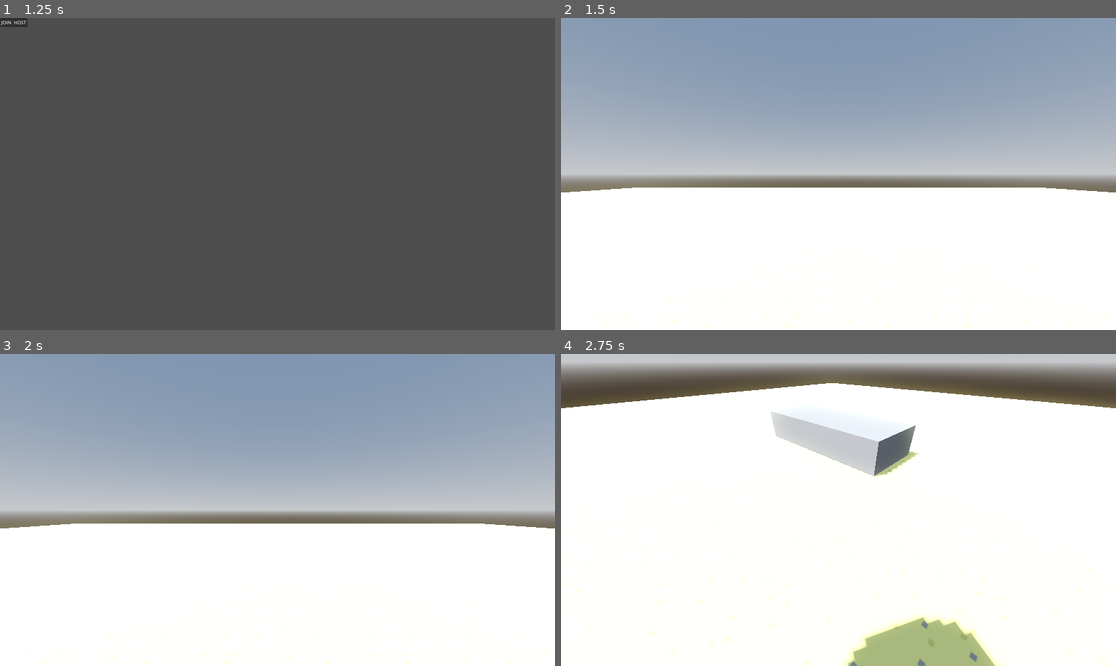
Above: before the commit, frames 1-4 (two rows, left to right).
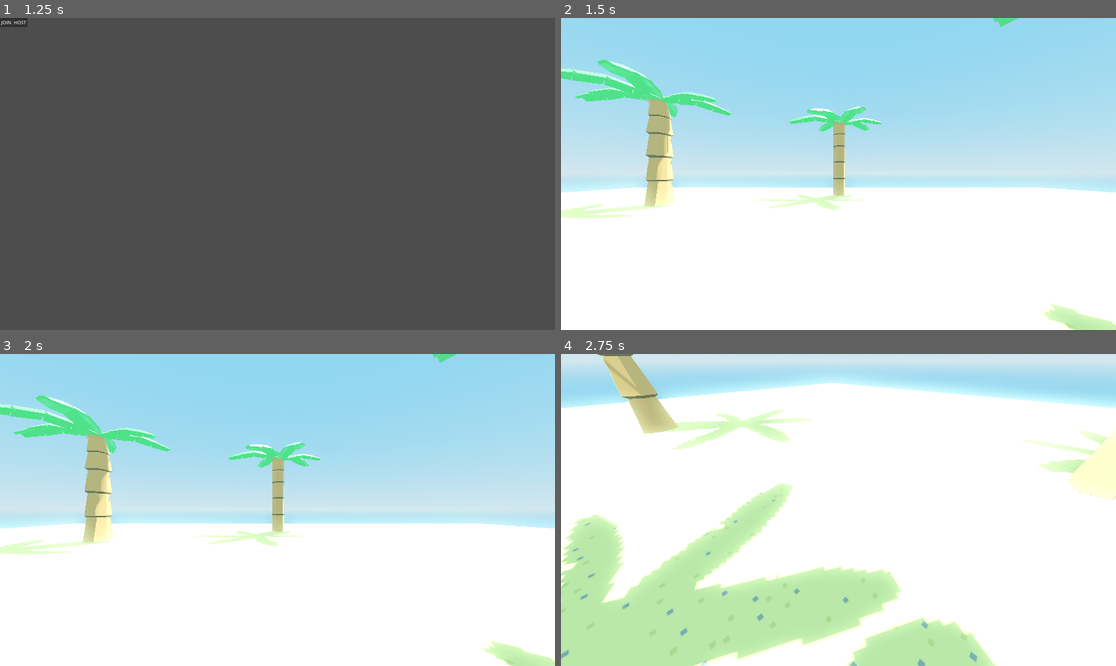
Above: after the commit, the same moments.

Repository: Iceschildy/Imposter-Island
Game: Godot game, scene res://scenes/main_world.tscn
Same seed, same stepped clock (60 frames per second), same inputs: the game is played once before the commit and once after it.
Inputs (mouse positions are in pixels of both pictures, inside the frame that each line leads up to):
- Up to frame 1 (1.25 s): tap Enter at 0.5 s; move the mouse to (399, 158) at 0.52 s; hold D (Right) from 0.53 s (still down); hold Shift (Sprint) from 0.53 s (still down); tap Space (Jump) at 0.77 s
- Up to frame 2 (1.5 s): release D (Right) at 1.25 s; release Shift (Sprint) at 1.25 s; click "HOST" at 1.25 s
- Up to frame 3 (2 s): no input
- Up to frame 4 (2.75 s): tap Space (Jump) at 2, 2.27 s; move the mouse to (810, 510) at 2.02 s; hold W (Up) from 2.03 s (still down); tap Shift (Sprint) at 2.1 s

Frame 1 is identical in both runs. In frame 2, 56% of the frame differs, in the area x 0-100%, y 0-100%; in frame 3, 56%; in frame 4, 41%.

Commit message:
Added Map Palms and Sky

Diff:
--- a/project.godot
+++ b/project.godot
@@ -20,6 +20,10 @@
 window/size/viewport_width=1920
 window/size/viewport_height=1080
 window/size/mode=3
+
+[filesystem]
+
+import/fbx/enabled=false
 
 [input]
 
--- a/scenes/main_world.tscn
+++ b/scenes/main_world.tscn
@@ -1,19 +1,22 @@
-[gd_scene load_steps=8 format=3 uid="uid://d0btlxwfe7yg4"]
+[gd_scene load_steps=10 format=3 uid="uid://d0btlxwfe7yg4"]
 
 [ext_resource type="Texture2D" uid="uid://c0os8gm1xr2w5" path="res://textures/Sand_Texture.png" id="1_6ws26"]
 [ext_resource type="Script" path="res://scipts/Multiplayer.gd" id="1_j7f77"]
 [ext_resource type="PackedScene" uid="uid://cmnh10dm1g38x" path="res://scenes/Player.tscn" id="2_gm5a7"]
+[ext_resource type="PackedScene" uid="uid://bpo1dhnqb6jma" path="res://Assets/palm_tree.glb" id="4_y1dd1"]
 
-[sub_resource type="ProceduralSkyMaterial" id="ProceduralSkyMaterial_ry4u5"]
-sky_horizon_color = Color(0.64625, 0.65575, 0.67075, 1)
-ground_horizon_color = Color(0.64625, 0.65575, 0.67075, 1)
+[sub_resource type="ProceduralSkyMaterial" id="ProceduralSkyMaterial_jvb2i"]
+sky_top_color = Color(0.435294, 0.721569, 0.882353, 1)
+sky_horizon_color = Color(0.701961, 0.819608, 0.866667, 1)
+ground_bottom_color = Color(0.435294, 0.721569, 0.882353, 1)
+ground_horizon_color = Color(0.701961, 0.819608, 0.866667, 1)
 
-[sub_resource type="Sky" id="Sky_f2cq1"]
-sky_material = SubResource("ProceduralSkyMaterial_ry4u5")
+[sub_resource type="Sky" id="Sky_0pb7w"]
+sky_material = SubResource("ProceduralSkyMaterial_jvb2i")
 
 [sub_resource type="Environment" id="Environment_sojoa"]
 background_mode = 2
-sky = SubResource("Sky_f2cq1")
+sky = SubResource("Sky_0pb7w")
 tonemap_mode = 2
 glow_enabled = true
 
@@ -21,6 +24,9 @@
 albedo_texture = ExtResource("1_6ws26")
 normal_enabled = true
 uv1_scale = Vector3(25, 25, 25)
+
+[sub_resource type="BoxShape3D" id="BoxShape3D_bigcf"]
+size = Vector3(1, 5.70209, 1)
 
 [node name="Main World" type="Node3D"]
 script = ExtResource("1_j7f77")
@@ -39,11 +45,6 @@
 use_collision = true
 size = Vector3(50, 0.2, 50)
 
-[node name="CSGBox3D2" type="CSGBox3D" parent="."]
-transform = Transform3D(1, 0, 0, 0, 1, 0, 0, 0, 1, 6.87812, 0.558407, 7.01946)
-use_collision = true
-size = Vector3(5, 1, 2)
-
 [node name="CanvasLayer" type="CanvasLayer" parent="."]
 
 [node name="Host" type="Button" parent="CanvasLayer"]
@@ -61,5 +62,68 @@
 _spawnable_scenes = PackedStringArray("res://scenes/Player.tscn")
 spawn_path = NodePath("..")
 
+[node name="Palms" type="Node3D" parent="."]
+transform = Transform3D(1, 0, 0, 0, 1, 0, 0, 0, 1, 5.91405, 0.127283, -2.22724)
+
+[node name="Palm_1" type="StaticBody3D" parent="Palms"]
+transform = Transform3D(1, 0, 0, 0, 1, 0, 0, 0, 1, 0, -0.0103516, 0)
+
+[node name="CollisionShape3D" type="CollisionShape3D" parent="Palms/Palm_1"]
+transform = Transform3D(1, 0, 0, 0, 1, 0, 0, 0, 1, 0, 2.85231, 0)
+shape = SubResource("BoxShape3D_bigcf")
+
+[node name="palm_tree" parent="Palms/Palm_1" instance=ExtResource("4_y1dd1")]
+transform = Transform3D(1, 0, 0, 0, 1, 0, 0, 0, 1, -0.382667, -1.1949, 0)
+
+[node name="Palm_2" type="StaticBody3D" parent="Palms"]
+transform = Transform3D(1, 0, 0, 0, 1, 0, 0, 0, 1, 8.01859, -0.0103516, 5.25905)
+
+[node name="CollisionShape3D" type="CollisionShape3D" parent="Palms/Palm_2"]
+transform = Transform3D(1, 0, 0, 0, 1, 0, 0, 0, 1, 0, 2.85231, 0)
+shape = SubResource("BoxShape3D_bigcf")
+
+[node name="palm_tree" parent="Palms/Palm_2" instance=ExtResource("4_y1dd1")]
+transform = Transform3D(1, 0, 0, 0, 1, 0, 0, 0, 1, -0.382667, -1.1949, 0)
+
+[node name="Palm_3" type="StaticBody3D" parent="Palms"]
+transform = Transform3D(1, 0, 0, 0, 1, 0, 0, 0, 1, -18.728, -0.0103516, 5.25905)
+
+[node name="CollisionShape3D" type="CollisionShape3D" parent="Palms/Palm_3"]
+transform = Transform3D(1, 0, 0, 0, 1, 0, 0, 0, 1, 0, 2.85231, 0)
+shape = SubResource("BoxShape3D_bigcf")
+
+[node name="palm_tree" parent="Palms/Palm_3" instance=ExtResource("4_y1dd1")]
+transform = Transform3D(1, 0, 0, 0, 1, 0, 0, 0, 1, -0.382667, -1.1949, 0)
+
+[node name="Palm_4" type="StaticBody3D" parent="Palms"]
+transform = Transform3D(1, 0, 0, 0, 1, 0, 0, 0, 1, -15.8467, -0.0103516, -8.64503)
+
+[node name="CollisionShape3D" type="CollisionShape3D" parent="Palms/Palm_4"]
+transform = Transform3D(1, 0, 0, 0, 1, 0, 0, 0, 1, 0, 2.85231, 0)
+shape = SubResource("BoxShape3D_bigcf")
+
+[node name="palm_tree" parent="Palms/Palm_4" instance=ExtResource("4_y1dd1")]
+transform = Transform3D(1, 0, 0, 0, 1, 0, 0, 0, 1, -0.382667, -1.1949, 0)
+
+[node name="Palm_5" type="StaticBody3D" parent="Palms"]
+transform = Transform3D(1, 0, 0, 0, 0.999866, -0.0163705, 0, 0.0163705, 0.999866, -5.86092, -0.0103516, 11.7766)
+
+[node name="CollisionShape3D" type="CollisionShape3D" parent="Palms/Palm_5"]
+transform = Transform3D(1, 0, 0, 0, 1, 0, 0, 0, 1, 0, 2.85231, 0)
+shape = SubResource("BoxShape3D_bigcf")
+
+[node name="palm_tree" parent="Palms/Palm_5" instance=ExtResource("4_y1dd1")]
+transform = Transform3D(1, 0, 0, 0, 1, 0, 0, 0, 1, -0.382667, -1.1949, 0)
+
+[node name="Palm_6" type="StaticBody3D" parent="Palms"]
+transform = Transform3D(1, 0, 0, 0, 0.999866, -0.0163705, 0, 0.0163705, 0.999866, -5.86092, -0.0103516, -13.6538)
+
+[node name="CollisionShape3D" type="CollisionShape3D" parent="Palms/Palm_6"]
+transform = Transform3D(1, 0, 0, 0, 1, 0, 0, 0, 1, 0, 2.85231, 0)
+shape = SubResource("BoxShape3D_bigcf")
+
+[node name="palm_tree" parent="Palms/Palm_6" instance=ExtResource("4_y1dd1")]
+transform = Transform3D(1, 0, 0, 0, 1, 0, 0, 0, 1, -0.382667, -1.1949, 0)
+
 [connection signal="pressed" from="CanvasLayer/Host" to="." method="_on_host_pressed"]
 [connection signal="pressed" from="CanvasLayer/Join" to="." method="_on_join_pressed"]
Binary file added: Assets/palm_tree.glb
Not shown, added: Assets/palm_tree.glb.import
